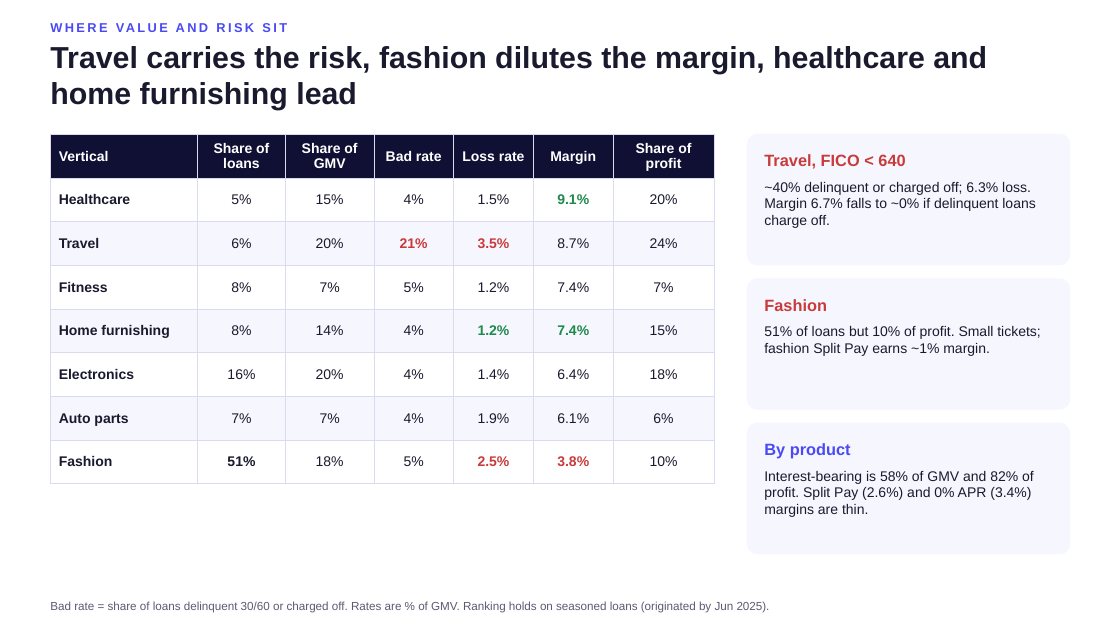
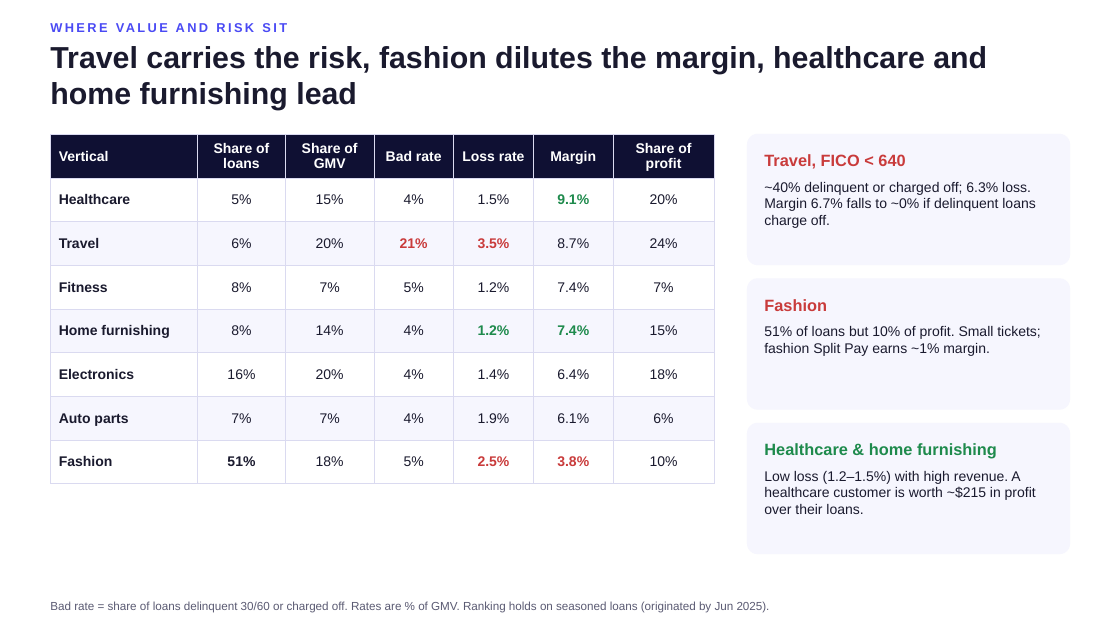
Before and after one commit to BrittanyZ919/Affirm-take-home-assignment, a slide deck: slide 3 of deck/portfolio_recommendation.pptx. Drawn at 1120x630 pixels with LibreOffice and Linux fonts; fonts in the diff are those of the drawing. Boxes give left, top, right and bottom in pixels: in the first picture for what was removed or moved away, otherwise in the second. Text is boxed around its words. In the diff, an @@ line names an element or a change of style, - is before the commit and + after.

```diff
--- a/deck/portfolio_recommendation.pptx
+++ b/deck/portfolio_recommendation.pptx
@@ text at (x1=764, y1=443, x2=997, y2=459): text changed; text colour #4A4AF4 to #1E8A4C @@
-By product
+Healthcare & home furnishing
@@ text at (x1=764, y1=471, x2=1036, y2=514): text changed @@
-Interest-bearing is 58% of GMV and 82% of profit. Split Pay (2.6%) and 0% APR (3.4%) margins are thin.
+Low loss (1.2–1.5%) with high revenue. A healthcare customer is worth ~$215 in profit over their loans.
```
Also in this commit, not shown: 2 other slides changed, 1 slide added, 1 other file.
